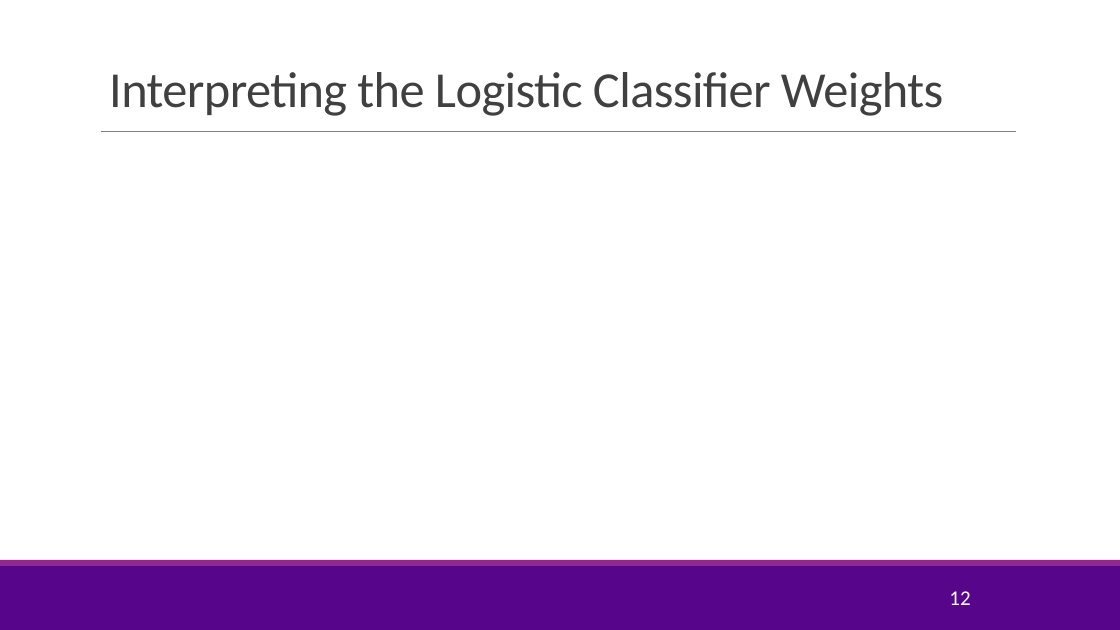
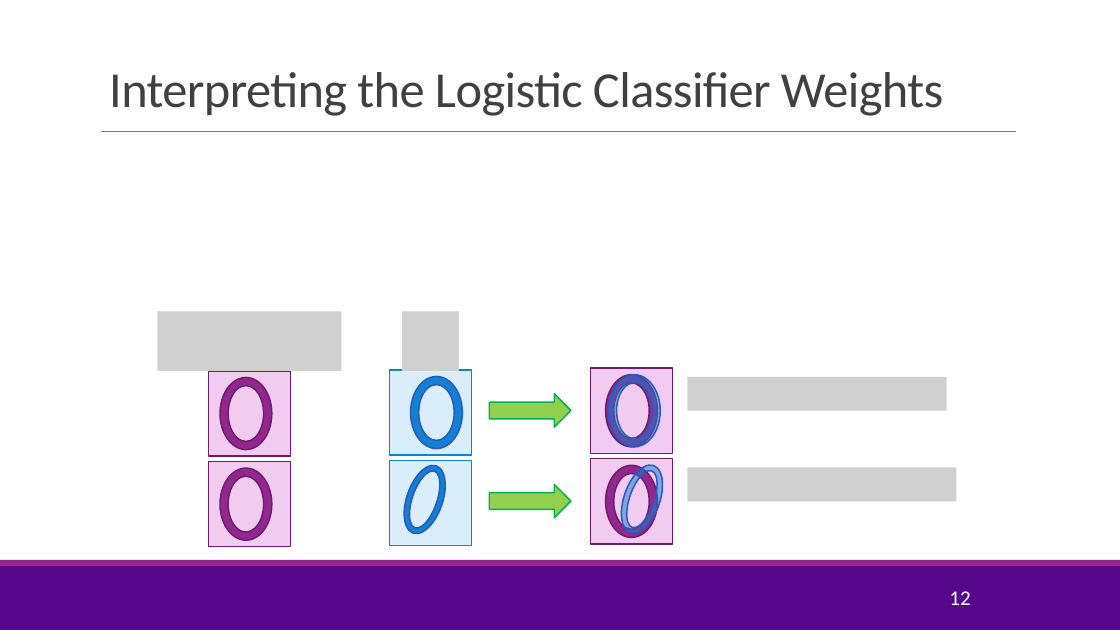
Before and after one commit to sdrangan/introml, a slide deck: slide 12 of lectures/Lect08_SVM.pptx. Drawn at 1120x630 pixels with LibreOffice and Linux fonts; fonts in the diff are those of the drawing; grey boxes stand for pictures; background and template pictures are left out. Boxes give left, top, right and bottom in pixels: in the first picture for what was removed or moved away, otherwise in the second. Text is boxed around its words. In the diff, an @@ line names an element or a change of style, - is before the commit and + after.

Commit message:
Added in-class exercises to SVM

```diff
--- a/lectures/Lect08_SVM.pptx
+++ b/lectures/Lect08_SVM.pptx
@@ picture added at (158, 312, 342, 371) @@
@@ picture added at (402, 312, 460, 371) @@
@@ rectangle added at (208, 371, 290, 457), fill #F1CCF0, outline #6C1D6A 1.25 pt @@
@@ donut added at (220, 377, 272, 450), fill #92278F, outline #6C1D6A 1.25 pt @@
@@ rectangle added at (390, 370, 471, 455), fill #DAEDFB, outline #1480D1 1.25 pt @@
@@ donut added at (411, 376, 463, 449), fill #1480D1, outline #2958BE 1.25 pt @@
@@ picture added at (687, 377, 947, 411) @@
@@ group added at (489, 368, 672, 454): 2 donuts, 1 rectangle, 1 right arrow @@
@@ group added at (208, 459, 672, 547): 4 donuts, 3 rectangles, 1 right arrow @@
@@ picture added at (687, 467, 956, 501) @@
```
Also in this commit, not shown: 17 other slides changed, 6 slides added, 1 slide removed, 2 other files.
